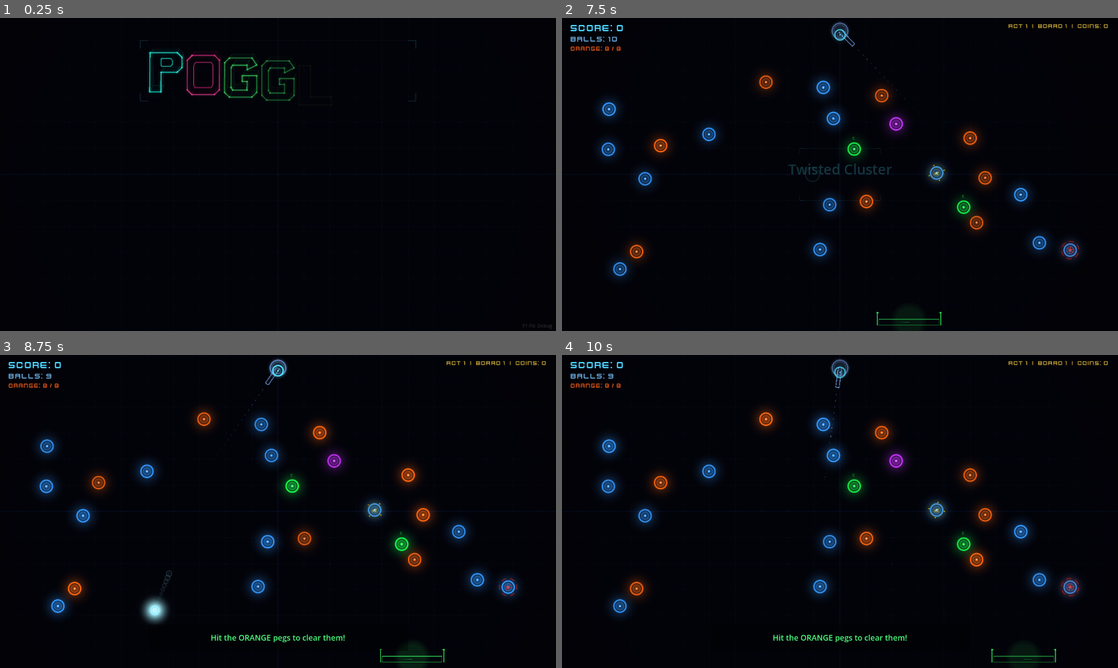
Above: before the commit, frames 1-4 (two rows, left to right).
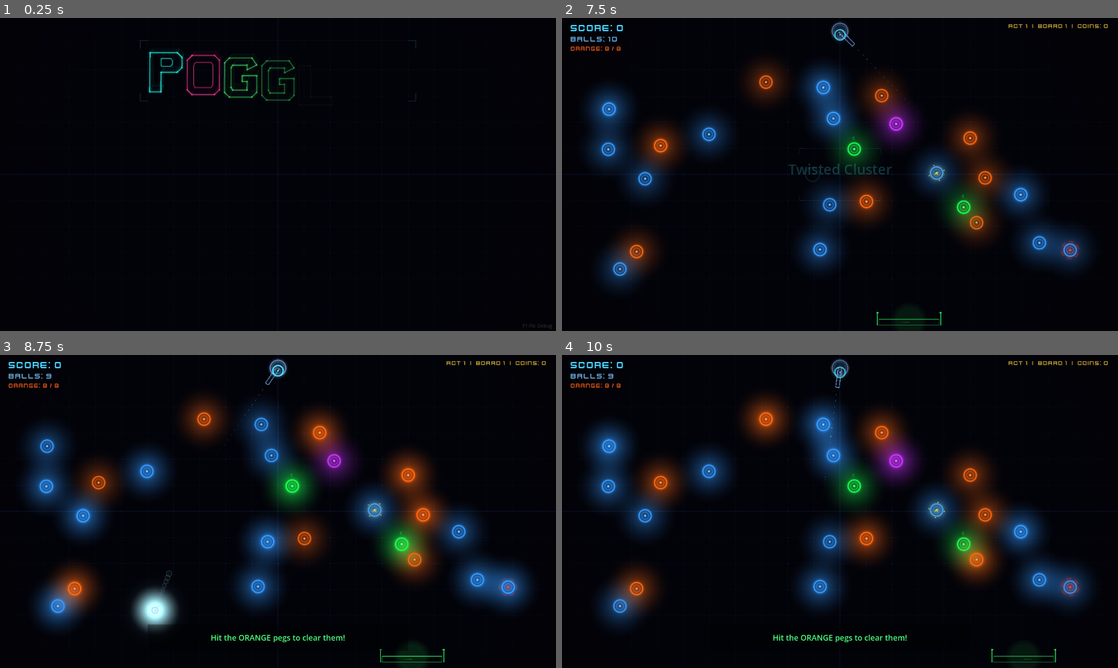
Above: after the commit, the same moments.

Repository: heliacode/poggles
Game: Godot game, scene res://scenes/main_menu.tscn
Two runs of this game, one before a commit and one after it. Both use one fixed random seed, a clock stepped at 60 frames per second and the inputs below.
Inputs (mouse positions are in pixels of both pictures, inside the frame that each line leads up to):
- Up to frame 1 (0.25 s): no input
- Up to frame 2 (7.5 s): tap Enter at 0.5, 0.6, 2.1, 2.85, 3.6, 4.35, 5, 5.1, 5.85, 6.5, 6.6, 7.35 s; move the mouse to (962, 158) at 0.52 s; hold Right 0.53-1.25 s; click (962, 158) at 0.67 s; tap Space at 0.77, 2.27, 3.77, 4.25, 4.52, 5.27, 5.75, 6.77, 7.25 s; click "NEW RUN" at 1.25 s; move the mouse to (728, 190) at 2.02 s; hold Left 2.03-2.78 s; move the mouse to (895, 105) at 2.77 s; hold Right 2.78-4.28 s; move the mouse to (812, 237) at 3.52 s; click (812, 237) at 3.67 s; move the mouse to (1006, 221) at 4.27 s; hold Left 4.28-6.53 s; move the mouse to (673, 127) at 5.02 s; move the mouse to (867, 174) at 5.77 s; click (867, 174) at 5.92 s; move the mouse to (756, 96) at 6.52 s; hold Right from 6.53 s (still down); move the mouse to (962, 158) at 7.27 s
- Up to frame 3 (8.75 s): keep holding Right; tap Space at 7.52, 8.27 s; move the mouse to (166, 527) at 8.02 s; tap Enter at 8.1 s; click (166, 527) at 8.17 s
- Up to frame 4 (10 s): move the mouse to (895, 442) at 8.77 s; release Right at 8.78 s; hold Left from 8.78 s (still down); tap Enter at 8.85, 9.6 s; move the mouse to (812, 574) at 9.52 s; tap Space at 9.77 s

The runs differ from the first frame. In frame 2, 17% of the frame differs, in the area x 4-95%, y 14-87%; in frame 3, 21%, in the area x 4-96%, y 13-89%; in frame 4, 20%.

Commit message:
Crank up glow intensity — pegs and ball now radiate visible neon bloom
- Peg glow: 160px (was 100), intensity 1.2 (was 0.5), falloff 1.8 (was 2.5)
- Ball glow: 120px (was 80), intensity 1.5 (was 0.7), outer glow 180px
- Added always-visible outer glow ring on pegs (faint 4px wide)
- Shader pulse amplitude doubled (0.5 vs 0.25) for visible breathing
- Background grid colors boosted for better visibility
- Thicker peg wireframe lines (2.5 + inner 1.5)

Co-Authored-By: Claude Opus 4.6 (1M context) <noreply@anthropic.com>

Diff:
--- a/scripts/background.gd
+++ b/scripts/background.gd
@@ -12,11 +12,11 @@
 const MAX_RIPPLES := 8
 
 # Grid visual constants
-const GRID_BASE_COLOR := Color(0.08, 0.18, 0.45)  # Electric blue
-const GRID_BRIGHT_COLOR := Color(0.12, 0.28, 0.65)  # Brighter center lines
-const DOT_COLOR := Color(0.15, 0.35, 0.75)
+const GRID_BASE_COLOR := Color(0.1, 0.25, 0.55)  # Brighter electric blue
+const GRID_BRIGHT_COLOR := Color(0.18, 0.4, 0.8)  # Much brighter center lines
+const DOT_COLOR := Color(0.2, 0.45, 0.85)
 const PULSE_FREQ := 2.5  # Hz for sine brightness pulse
-const PULSE_AMP := 0.10  # 10% brightness amplitude
+const PULSE_AMP := 0.15  # 15% brightness amplitude
 const RIPPLE_SPEED := 400.0  # px/sec expansion
 const RIPPLE_MAX_RADIUS := 500.0
 const RIPPLE_WIDTH := 60.0  # thickness of the ripple ring
--- a/scripts/ball.gd
+++ b/scripts/ball.gd
@@ -48,10 +48,10 @@
 	_glow_material.shader = _glow_shader
 	var c := GameConfig.BALL_COLOR
 	_glow_material.set_shader_parameter("glow_color", Color(c.r, c.g, c.b, 1.0))
-	_glow_material.set_shader_parameter("intensity", 0.7)
-	_glow_material.set_shader_parameter("falloff", 2.0)
+	_glow_material.set_shader_parameter("intensity", 1.5)
+	_glow_material.set_shader_parameter("falloff", 1.5)
 	_glow_sprite = ColorRect.new()
-	var glow_size := 80.0
+	var glow_size := 120.0
 	_glow_sprite.size = Vector2(glow_size, glow_size)
 	_glow_sprite.position = Vector2(-glow_size / 2.0, -glow_size / 2.0)
 	_glow_sprite.color = Color.WHITE
@@ -65,9 +65,9 @@
 	_outer_glow_material.shader = _glow_shader
 	_outer_glow_material.set_shader_parameter("glow_color", Color(c.r, c.g, c.b, 1.0))
 	_outer_glow_material.set_shader_parameter("intensity", 0.0)
-	_outer_glow_material.set_shader_parameter("falloff", 3.0)
+	_outer_glow_material.set_shader_parameter("falloff", 2.0)
 	_outer_glow_sprite = ColorRect.new()
-	var outer_size := 120.0
+	var outer_size := 180.0
 	_outer_glow_sprite.size = Vector2(outer_size, outer_size)
 	_outer_glow_sprite.position = Vector2(-outer_size / 2.0, -outer_size / 2.0)
 	_outer_glow_sprite.color = Color.WHITE
--- a/scripts/peg.gd
+++ b/scripts/peg.gd
@@ -48,10 +48,10 @@
 	_glow_material = ShaderMaterial.new()
 	_glow_material.shader = shader
 	_glow_material.set_shader_parameter("glow_color", Color(_color.r, _color.g, _color.b, 1.0))
-	_glow_material.set_shader_parameter("intensity", 0.5)
-	_glow_material.set_shader_parameter("falloff", 2.5)
+	_glow_material.set_shader_parameter("intensity", 1.2)
+	_glow_material.set_shader_parameter("falloff", 1.8)
 	_glow_sprite = ColorRect.new()
-	var glow_size := 100.0
+	var glow_size := 160.0
 	_glow_sprite.size = Vector2(glow_size, glow_size)
 	_glow_sprite.position = Vector2(-glow_size / 2.0, -glow_size / 2.0)
 	_glow_sprite.color = Color.WHITE
@@ -144,8 +144,10 @@
 	if SaveData.get_colorblind_mode():
 		_draw_colorblind_shape(base, ring_alpha, pulse)
 	else:
-		draw_arc(Vector2.ZERO, GameConfig.PEG_RADIUS * _hit_scale, 0, TAU, 48, Color(base.r, base.g, base.b, ring_alpha), 2.0, true)
-		draw_arc(Vector2.ZERO, GameConfig.PEG_RADIUS * 0.6 * _hit_scale, 0, TAU, 32, Color(base.r, base.g, base.b, ring_alpha * 0.4), 1.0, true)
+		draw_arc(Vector2.ZERO, GameConfig.PEG_RADIUS * _hit_scale, 0, TAU, 48, Color(base.r, base.g, base.b, ring_alpha), 2.5, true)
+		draw_arc(Vector2.ZERO, GameConfig.PEG_RADIUS * 0.6 * _hit_scale, 0, TAU, 32, Color(base.r, base.g, base.b, ring_alpha * 0.5), 1.5, true)
+		# Outer glow ring (always visible, faint)
+		draw_arc(Vector2.ZERO, GameConfig.PEG_RADIUS * _hit_scale + 3.0, 0, TAU, 48, Color(base.r, base.g, base.b, 0.15 * pulse), 4.0, true)
 
 	var dot_size := 2.5 + pulse * 0.5
 	draw_circle(Vector2.ZERO, dot_size * _hit_scale, Color(base.r, base.g, base.b, ring_alpha))
--- a/shaders/neon_glow.gdshader
+++ b/shaders/neon_glow.gdshader
@@ -10,6 +10,6 @@
 	vec2 center = vec2(0.5);
 	float dist = length(UV - center) * 2.0;
 	float glow = pow(max(1.0 - dist, 0.0), falloff);
-	float pulse_mod = 1.0 + pulse * 0.3;
+	float pulse_mod = 1.0 + pulse * 0.5;
 	COLOR = vec4(glow_color.rgb * pulse_mod, glow * intensity * glow_color.a);
 }
--- a/shaders/peg_glow.gdshader
+++ b/shaders/peg_glow.gdshader
@@ -13,8 +13,8 @@
 	float dist = length(UV - center) * 2.0;
 	float glow = pow(max(1.0 - dist, 0.0), falloff);
 
-	// Pulse breathing
-	float pulse_mod = 1.0 + pulse * 0.25;
+	// Pulse breathing — strong visible throb
+	float pulse_mod = 1.0 + pulse * 0.5;
 
 	// Hit flash: bright white burst — more dramatic
 	vec3 color = glow_color.rgb;
